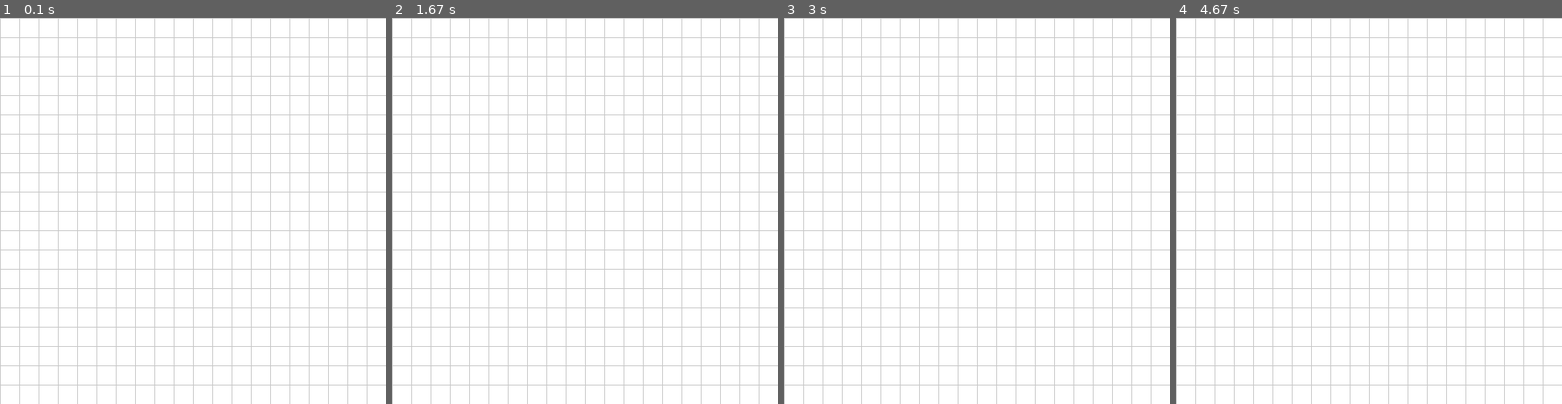
Above: before the commit, frames 1-4 (left to right).
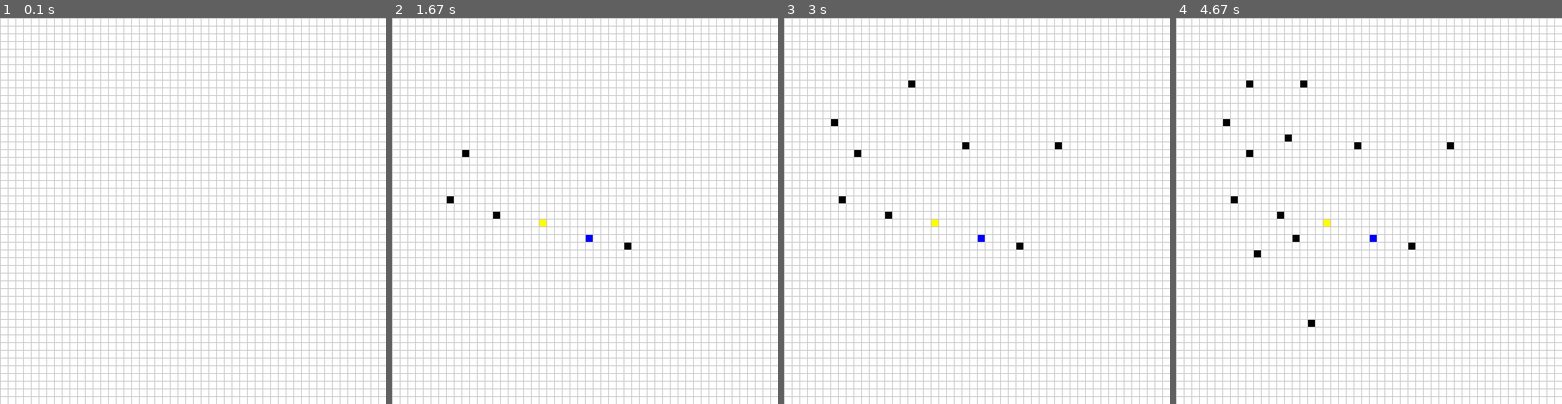
Above: after the commit, the same moments.

Repository: daliborstakic/astar-pygame
Game: pygame game, started from astar.py
Same seed, same stepped clock (60 frames per second), same inputs: the game is played once before the commit and once after it.
Inputs (mouse positions are in pixels of both pictures, inside the frame that each line leads up to):
- Up to frame 1 (0.1 s): no input
- Up to frame 2 (1.67 s): press the mouse at (585, 238) at 0.37 s; move the mouse to (538, 226) at 0.47 s; release the mouse at (492, 214) at 0.6 s; click (465, 153) at 0.72 s; click (631, 245) at 1.05 s; click (446, 199) at 1.38 s
- Up to frame 3 (3 s): click (965, 145) at 1.72 s; click (915, 83) at 2.05 s; click (830, 126) at 2.38 s; click (1058, 141) at 2.72 s
- Up to frame 4 (4.67 s): click (1253, 79) at 3.05 s; click (1260, 253) at 3.38 s; click (1311, 322) at 3.72 s; click (1284, 141) at 4.05 s; click (1291, 241) at 4.38 s

The runs differ from the first frame. In frame 1, 18% of the frame differs, in the area x 0-100%, y 0-100%; in frame 2, 18%; in frame 3, 19%; in frame 4, 19%.

Commit message:
added mouse drawing

Diff:
--- a/astar.py
+++ b/astar.py
@@ -12,6 +12,9 @@
 # Colors
 WHITE = (255, 255, 255)
 GRAY = (200, 200, 200)
+BLUE = (0, 0, 255)
+YELLOW = (255, 255, 0)
+BLACK = (0, 0, 0)
 
 class Node():
     """ Class Node represents single cell in the grid """
@@ -51,8 +54,8 @@
     gap = width // rows
     x, y = pos
 
-    row = y // gap
-    col = x // gap
+    row = x // gap
+    col = y // gap
 
     return row, col
 
@@ -94,7 +97,11 @@
     """ Main method which handles the function calls, also handles the input """
     run = True
 
-    ROWS = 20 # Rows val
+    ROWS = 50 # Rows val
+
+    # Start and end nodes
+    start = None
+    end = None
 
     grid = make_grid(ROWS, WIDTH)
 
@@ -107,6 +114,20 @@
             if event.type == pygame.QUIT:
                 run = False
 
+            if pygame.mouse.get_pressed()[0]: # Left click
+                pos = pygame.mouse.get_pos()
+                row, col = get_clicked_pos(pos, ROWS, WIDTH)
+                spot = grid[row][col]
+
+                if not start and spot != end:
+                    start = spot
+                    start.set_color(BLUE)
+                elif not end and spot != start:
+                    end = spot
+                    end.set_color(YELLOW)
+                elif spot != end and spot != start:
+                    spot.set_color(BLACK)
+
     # Game quit
     pygame.quit()
 
